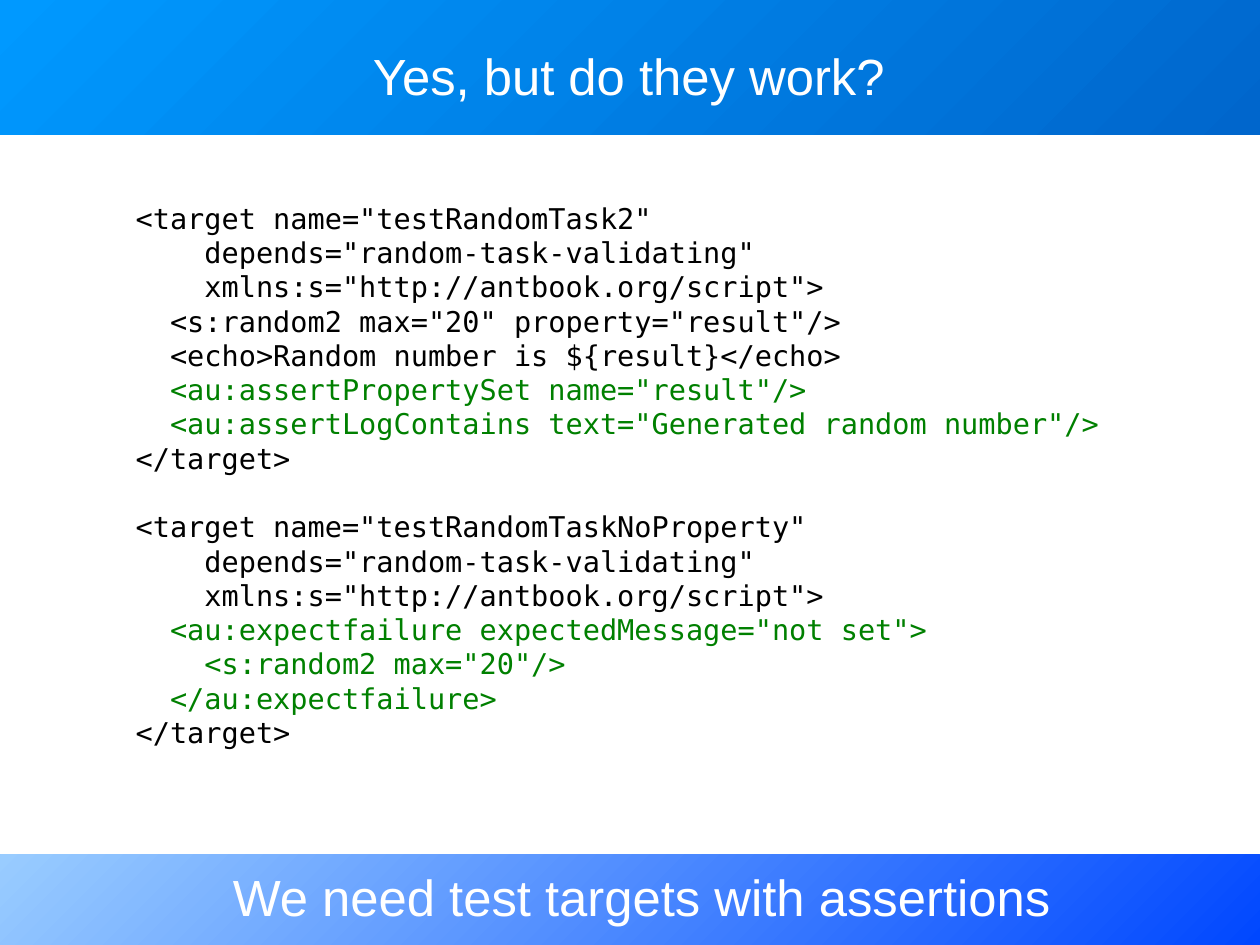
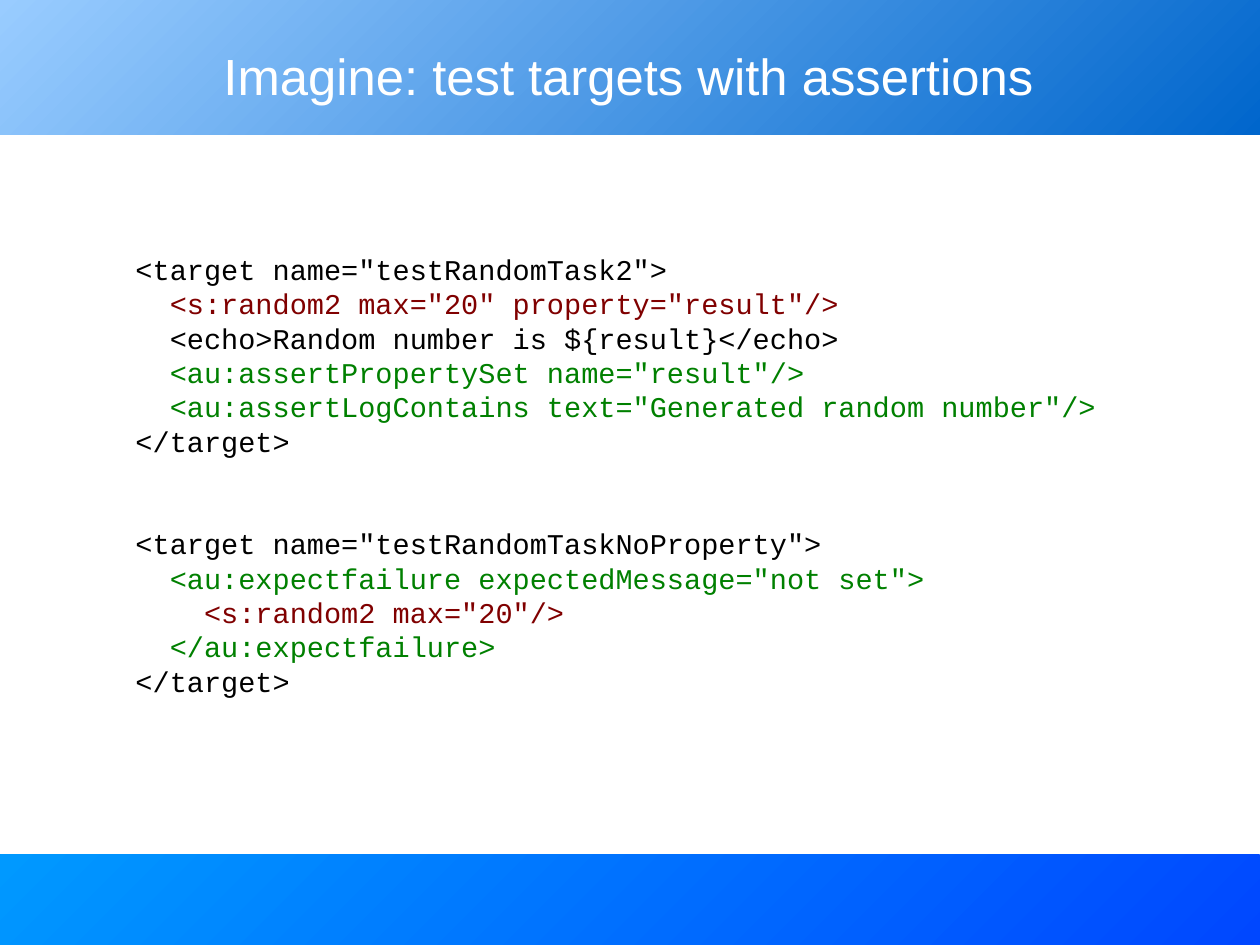
Before and after one commit to BeatrizTercero/repoSvnAnt, a slide deck: slide 9 of core/trunk/docs/slides/extending_ant.odp (slide 8 before the commit). Drawn at 1260x945 pixels with LibreOffice and Linux fonts; fonts in the diff are those of the drawing. Boxes give left, top, right and bottom in pixels: in the first picture for what was removed or moved away, otherwise in the second. Text is boxed around its words. In the diff, an @@ line names an element or a change of style, - is before the commit and + after.

Commit message:
about to attempt some new master to get page layout right at print time

```diff
--- a/core/trunk/docs/slides/extending_ant.odp
+++ b/core/trunk/docs/slides/extending_ant.odp
@@ rectangle at [0, 0, 1260, 135]: fill gradient #0066CC to #0099FF to gradient #0066CC to #99CCFF @@
@@ title at [223, 58, 1033, 106]: text changed @@
-We need test targets with assertions
+Imagine: test targets with assertions
@@ title removed at [373, 58, 884, 106] @@
-Yes, but do they work?
@@ text "<target name="testRandomTask2">": place and size @@
-text "<target name="testRandomTask2">" at [136, 207, 1099, 749]
+text "<target name="testRandomTask2">" at [135, 260, 1095, 698]
@@ text at [135, 260, 667, 286]: text changed; font DejaVu Sans Mono to Courier New @@
-<target name="testRandomTask2"
-depends="random-task-validating"
-xmlns:s="http://antbook.org/script">
+<target name="testRandomTask2">
@@ text at [135, 294, 1095, 698]: font DejaVu Sans Mono to Courier New in "<s:random2 max="20" property="result"/>", "<echo>Random number is ${result}</echo>", "<au:assertPropertySet name="result"/>", "<au:assertLogContains text="Generated random number"/>" and 5 more places; text colour #000000 to #800000 in "<s:random2 max="20" property="result"/>"; text colour #008000 to #800000 in "<s:random2 max="20"/>" @@
@@ text at [135, 534, 822, 560]: text changed; font DejaVu Sans Mono to Courier New @@
-<target name="testRandomTaskNoProperty"
-depends="random-task-validating"
-xmlns:s="http://antbook.org/script">
+<target name="testRandomTaskNoProperty">
@@ rectangle at [0, 855, 1260, 945]: fill gradient #0047FF to #99CCFF to gradient #0047FF to #0099FF @@
```
Also in this commit, not shown: 23 other slides changed, 6 slides added, 1 slide removed.
